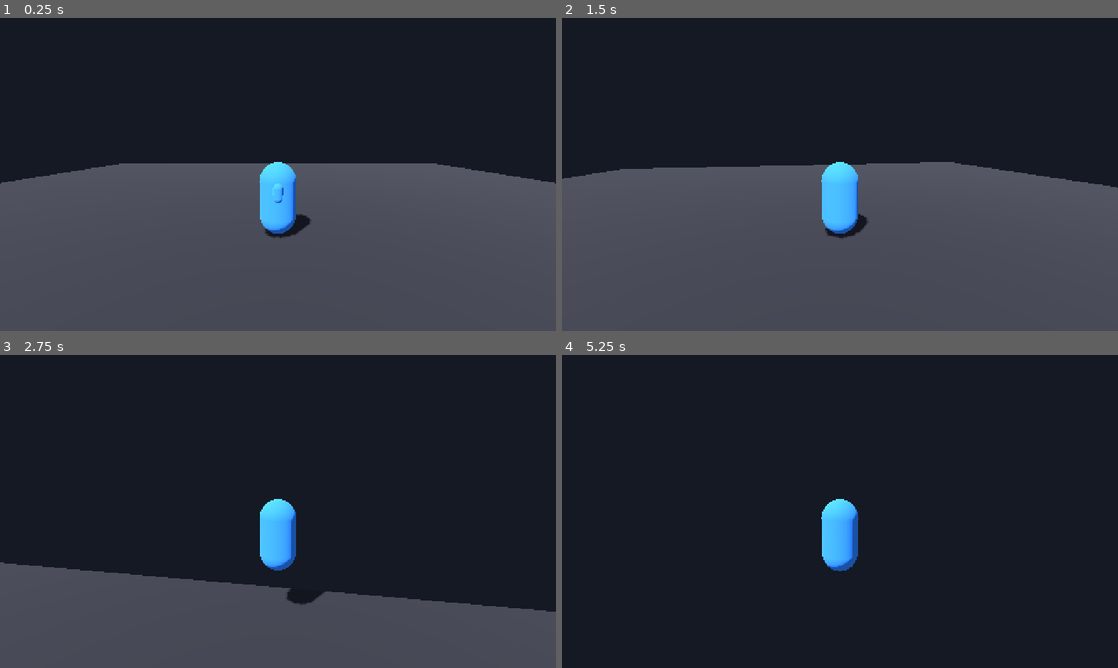
Above: before the commit, frames 1-4 (two rows, left to right).
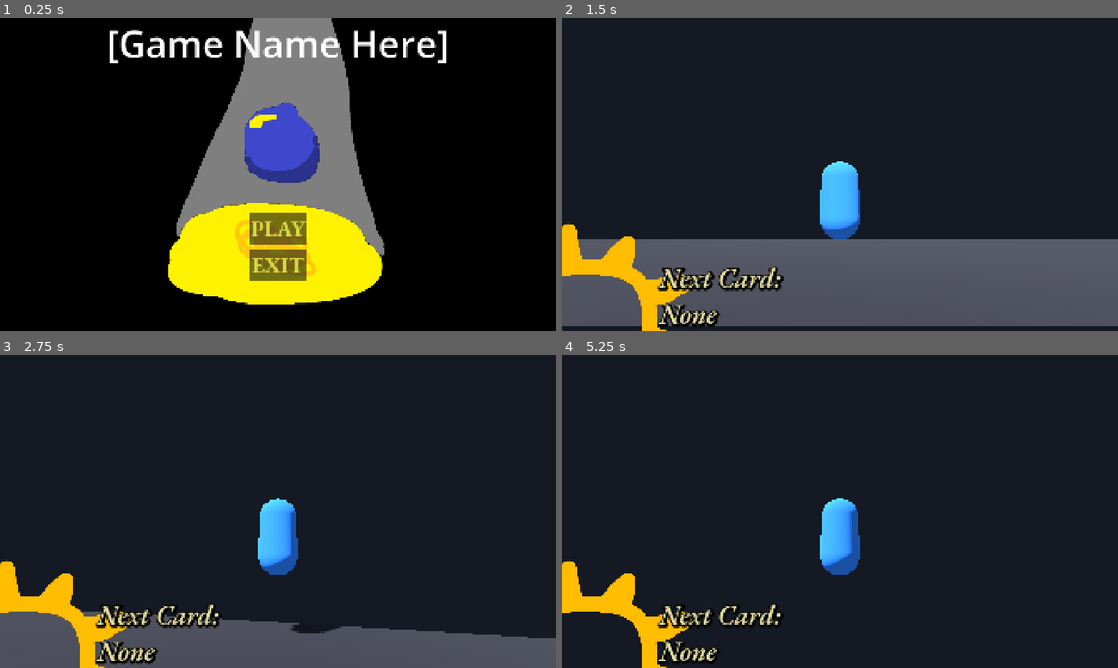
Above: after the commit, the same moments.

Repository: jablonskibrandan/GodotWild97Jam
Game: Godot game, scene res://Scenes/main_menu.tscn
Same seed, same stepped clock (60 frames per second), same inputs: the game is played once before the commit and once after it. Before the commit the project starts from res://Scenes/main.tscn.
Inputs (mouse positions are in pixels of both pictures, inside the frame that each line leads up to):
- Up to frame 1 (0.25 s): no input
- Up to frame 2 (1.5 s): click (840, 227) at 0.5 s, where only the run after the commit has a clickable "PLAY"; tap Enter at 1.25 s; move the mouse to (867, 174) at 1.27 s; hold W (move_forward) from 1.28 s (still down); hold Shift (sprint) from 1.28 s (still down)
- Up to frame 3 (2.75 s): keep holding W (move_forward); tap Space (jump) at 1.52, 2.27 s; move the mouse to (250, 511) at 2.02 s; release Shift (sprint) at 2.03 s; tap Shift (sprint) at 2.1 s
- Up to frame 4 (5.25 s): keep holding W (move_forward); move the mouse to (851, 505) at 2.77 s; hold Shift (sprint) 2.78-3.53 s; tap Space (jump) at 3.5, 3.77, 4.52, 5 s; move the mouse to (834, 517) at 3.52 s; tap Shift (sprint) at 3.6, 5.1 s; tap Enter at 4.25 s; move the mouse to (878, 514) at 4.27 s; hold Shift (sprint) 4.28-5.03 s; move the mouse to (795, 508) at 5.02 s

The runs differ from the first frame. In frame 1, 100% of the frame differs, in the area x 0-100%, y 0-100%; in frame 2, 26%; in frame 3, 14%; in frame 4, 4.1%.

Commit message:
Added main menu and start of basic UI

Diff:
--- /dev/null
+++ b/Assets/themes/card_text.tres
@@ -0,0 +1,14 @@
+[gd_resource type="Theme" format=3 uid="uid://6i316mr872f5"]
+
+[ext_resource type="FontFile" uid="uid://vgw28nsxnovh" path="res://Assets/fonts/EB Garamond/EBGaramond-SemiBoldItalic.ttf" id="1_gnvp2"]
+
+[resource]
+Label/colors/font_color = Color(0.89411765, 0.87058824, 0.64705884, 1)
+Label/colors/font_shadow_color = Color(0, 0, 0, 1)
+Label/constants/line_spacing = 28
+Label/constants/outline_size = 12
+Label/constants/shadow_offset_x = 3
+Label/constants/shadow_offset_y = 3
+Label/constants/shadow_outline_size = 28
+Label/font_sizes/font_size = 92
+Label/fonts/font = ExtResource("1_gnvp2")
--- /dev/null
+++ b/Assets/themes/main_menu.tres
@@ -0,0 +1,8 @@
+[gd_resource type="Theme" format=3 uid="uid://ch1lnflroev5f"]
+
+[ext_resource type="FontFile" uid="uid://erb23difplej" path="res://Assets/fonts/EB Garamond/EBGaramond-Bold.ttf" id="1_u0sud"]
+
+[resource]
+Button/colors/font_color = Color(0.84705883, 0.84705883, 0.26666668, 1)
+Button/colors/font_hover_color = Color(0.9458795, 0.9539177, 0.6650894, 1)
+Button/fonts/font = ExtResource("1_u0sud")
--- /dev/null
+++ b/Scenes/ingame_interface.tscn
@@ -0,0 +1,57 @@
+[gd_scene format=3 uid="uid://lcr8dcjguajx"]
+
+[ext_resource type="Texture2D" uid="uid://bqqg13qej756e" path="res://Assets/images/PLACEHOLDER_card_ui_background.png" id="1_hxyg0"]
+[ext_resource type="Theme" uid="uid://6i316mr872f5" path="res://Assets/themes/card_text.tres" id="1_sy467"]
+[ext_resource type="Script" uid="uid://pl6xst5ax0oa" path="res://Scripts/card_ui.gd" id="3_tb8nq"]
+
+[node name="IngameInterface" type="Control" unique_id=1195966056]
+layout_mode = 3
+anchors_preset = 15
+anchor_right = 1.0
+anchor_bottom = 1.0
+grow_horizontal = 2
+grow_vertical = 2
+
+[node name="CardUI" type="Control" parent="." unique_id=10512591 node_paths=PackedStringArray("card_name_label")]
+layout_mode = 1
+anchors_preset = 2
+anchor_top = 1.0
+anchor_bottom = 1.0
+offset_top = -40.0
+offset_right = 40.0
+grow_vertical = 0
+script = ExtResource("3_tb8nq")
+card_name_label = NodePath("VBoxContainer/CardNameLabel")
+
+[node name="CardSplash" type="TextureRect" parent="CardUI" unique_id=657294735]
+visibility_layer = 512
+layout_mode = 1
+anchors_preset = -1
+anchor_top = 1.0
+anchor_bottom = 1.0
+offset_left = -168.0
+offset_top = -381.0
+offset_right = 451.0
+offset_bottom = 165.0
+texture = ExtResource("1_hxyg0")
+
+[node name="VBoxContainer" type="VBoxContainer" parent="CardUI" unique_id=382883666]
+layout_mode = 1
+anchors_preset = -1
+anchor_left = 0.19500001
+anchor_top = 1.0
+anchor_right = 0.19500001
+anchor_bottom = 1.0
+offset_left = 327.0
+offset_top = -161.0
+offset_right = 847.0
+offset_bottom = 1.0
+grow_vertical = 0
+theme = ExtResource("1_sy467")
+
+[node name="NextCardLabel" type="Label" parent="CardUI/VBoxContainer" unique_id=216064730]
+layout_mode = 2
+text = "Next Card:"
+
+[node name="CardNameLabel" type="Label" parent="CardUI/VBoxContainer" unique_id=1638052570]
+layout_mode = 2
--- a/Scenes/main.tscn
+++ b/Scenes/main.tscn
@@ -1,6 +1,7 @@
 [gd_scene format=3 uid="uid://cxtn2dlcsr21v"]
 
 [ext_resource type="PackedScene" uid="uid://dn73gbyxt7rr2" path="res://Scenes/player.tscn" id="1_player"]
+[ext_resource type="PackedScene" uid="uid://lcr8dcjguajx" path="res://Scenes/ingame_interface.tscn" id="2_bo1nx"]
 
 [sub_resource type="Environment" id="Environment_main"]
 background_mode = 1
@@ -40,3 +41,8 @@
 
 [node name="Player" parent="." unique_id=1405104297 instance=ExtResource("1_player")]
 transform = Transform3D(1, 0, 0, 0, 1, 0, 0, 0, 1, 0, 0.05, 0)
+
+[node name="CanvasLayer" type="CanvasLayer" parent="." unique_id=1598553546]
+layer = 110
+
+[node name="IngameInterface" parent="CanvasLayer" unique_id=1195966056 instance=ExtResource("2_bo1nx")]
--- /dev/null
+++ b/Scenes/main_menu.tscn
@@ -0,0 +1,53 @@
+[gd_scene format=3 uid="uid://b0hgaxhffral8"]
+
+[ext_resource type="Script" uid="uid://btigtodxumrrb" path="res://Scripts/main_menu.gd" id="1_1ehe0"]
+[ext_resource type="Texture2D" uid="uid://b68hbbbepc02s" path="res://Assets/images/PLACERHOLDER_main_menu_background.png" id="1_48xlc"]
+[ext_resource type="Theme" uid="uid://ch1lnflroev5f" path="res://Assets/themes/main_menu.tres" id="2_1ehe0"]
+
+[node name="MainMenu" type="Node2D" unique_id=675194907]
+script = ExtResource("1_1ehe0")
+
+[node name="TextureRect" type="TextureRect" parent="." unique_id=1020730628]
+offset_right = 40.0
+offset_bottom = 40.0
+texture = ExtResource("1_48xlc")
+
+[node name="Title" type="Label" parent="TextureRect" unique_id=711624128]
+layout_mode = 0
+offset_right = 1920.0
+offset_bottom = 1080.0
+theme_override_font_sizes/font_size = 128
+text = "[Game Name Here]"
+horizontal_alignment = 1
+
+[node name="CenterContainer" type="CenterContainer" parent="TextureRect" unique_id=1215699939]
+layout_mode = 0
+offset_top = 500.0
+offset_right = 1920.0
+offset_bottom = 1080.0
+
+[node name="Buttons" type="VBoxContainer" parent="TextureRect/CenterContainer" unique_id=2097811403]
+layout_mode = 2
+theme = ExtResource("2_1ehe0")
+theme_override_constants/separation = 19
+
+[node name="Play" type="Button" parent="TextureRect/CenterContainer/Buttons" unique_id=1775822673]
+layout_mode = 2
+theme_override_font_sizes/font_size = 75
+text = "PLAY"
+
+[node name="Options" type="Button" parent="TextureRect/CenterContainer/Buttons" unique_id=1794305413]
+visible = false
+layout_mode = 2
+theme_override_font_sizes/font_size = 75
+text = "OPTIONS"
+
+[node name="Exit" type="Button" parent="TextureRect/CenterContainer/Buttons" unique_id=1652062803]
+layout_mode = 2
+theme_override_font_sizes/font_size = 75
+text = "EXIT
+"
+
+[connection signal="pressed" from="TextureRect/CenterContainer/Buttons/Play" to="." method="_on_play_pressed"]
+[connection signal="pressed" from="TextureRect/CenterContainer/Buttons/Options" to="." method="_on_options_pressed"]
+[connection signal="pressed" from="TextureRect/CenterContainer/Buttons/Exit" to="." method="_on_exit_pressed"]
--- /dev/null
+++ b/Scenes/user_interface.tscn
@@ -0,0 +1,3 @@
+[gd_scene format=3 uid="uid://cyc5xvlidlogc"]
+
+[node name="UserInterface" type="Node2D" unique_id=1912634823]
--- /dev/null
+++ b/Scripts/card_ui.gd
@@ -0,0 +1,15 @@
+extends Control
+
+@export var card_name_label : Label
+# Called when the node enters the scene tree for the first time.
+func _ready() -> void:
+	card_name_label.text = "None"
+	pass # Replace with function body.
+
+
+# Called every frame. 'delta' is the elapsed time since the previous frame.
+func _process(delta: float) -> void:
+	pass
+
+func _replace_card_text(text : String) -> void:
+	card_name_label.text = text
--- /dev/null
+++ b/Scripts/main_menu.gd
@@ -0,0 +1,18 @@
+extends Node
+
+
+# Called when the node enters the scene tree for the first time.
+func _ready() -> void:
+	pass # Replace with function body.
+
+func _on_play_pressed() -> void:
+	# Changes the scene to main.tscm
+	# TODO: Load Test Level
+	get_tree().change_scene_to_file("res://Scenes/main.tscn")
+
+func _on_exit_pressed() -> void:
+	# Exits the game
+	get_tree().quit()
+
+func _on_options_pressed() -> void:
+	pass
--- a/Scripts/player.gd
+++ b/Scripts/player.gd
@@ -28,7 +28,7 @@
 	Input.mouse_mode = Input.MOUSE_MODE_CAPTURED
 
 
-func _unhandled_input(event: InputEvent) -> void:
+func _input(event: InputEvent) -> void:
 	if event is InputEventMouseMotion:
 		_rotate_camera(event.relative)
 
--- a/project.godot
+++ b/project.godot
@@ -11,18 +11,17 @@
 [application]
 
 config/name="Third Person Action Game"
-run/main_scene="res://Scenes/main.tscn"
+run/main_scene="uid://b0hgaxhffral8"
 config/features=PackedStringArray("4.7", "Forward Plus")
 config/icon="res://icon.svg"
 
 [display]
 
-window/size/viewport_width=1280
-window/size/viewport_height=720
+window/size/viewport_width=1920
+window/size/viewport_height=1080
 window/size/window_width_override=1280
 window/size/window_height_override=720
 window/stretch/mode="canvas_items"
-window/stretch/aspect="expand"
 
 [input]
 
Binary file added: Assets/fonts/EB Garamond/EBGaramond-Bold.ttf
Not shown, added: Assets/fonts/EB Garamond/EBGaramond-Bold.ttf.import
Binary file added: Assets/fonts/EB Garamond/EBGaramond-BoldItalic.ttf
Not shown, added: Assets/fonts/EB Garamond/EBGaramond-BoldItalic.ttf.import
Binary file added: Assets/fonts/EB Garamond/EBGaramond-ExtraBold.ttf
Not shown, added: Assets/fonts/EB Garamond/EBGaramond-ExtraBold.ttf.import
Binary file added: Assets/fonts/EB Garamond/EBGaramond-ExtraBoldItalic.ttf
Not shown, added: Assets/fonts/EB Garamond/EBGaramond-ExtraBoldItalic.ttf.import
Binary file added: Assets/fonts/EB Garamond/EBGaramond-Italic.ttf
Not shown, added: Assets/fonts/EB Garamond/EBGaramond-Italic.ttf.import
Binary file added: Assets/fonts/EB Garamond/EBGaramond-Medium.ttf
Not shown, added: Assets/fonts/EB Garamond/EBGaramond-Medium.ttf.import
(and 14 more such lines)
